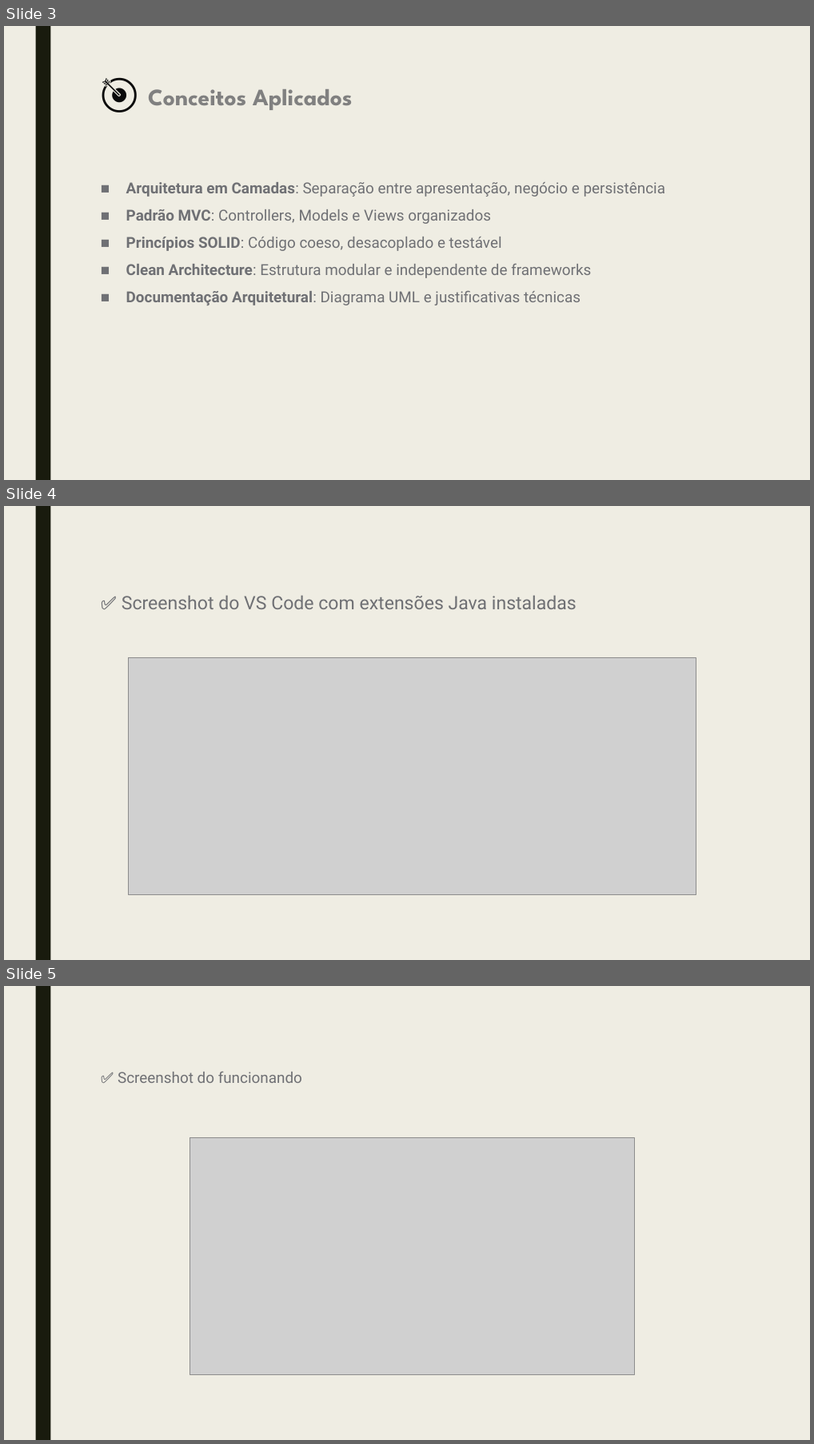
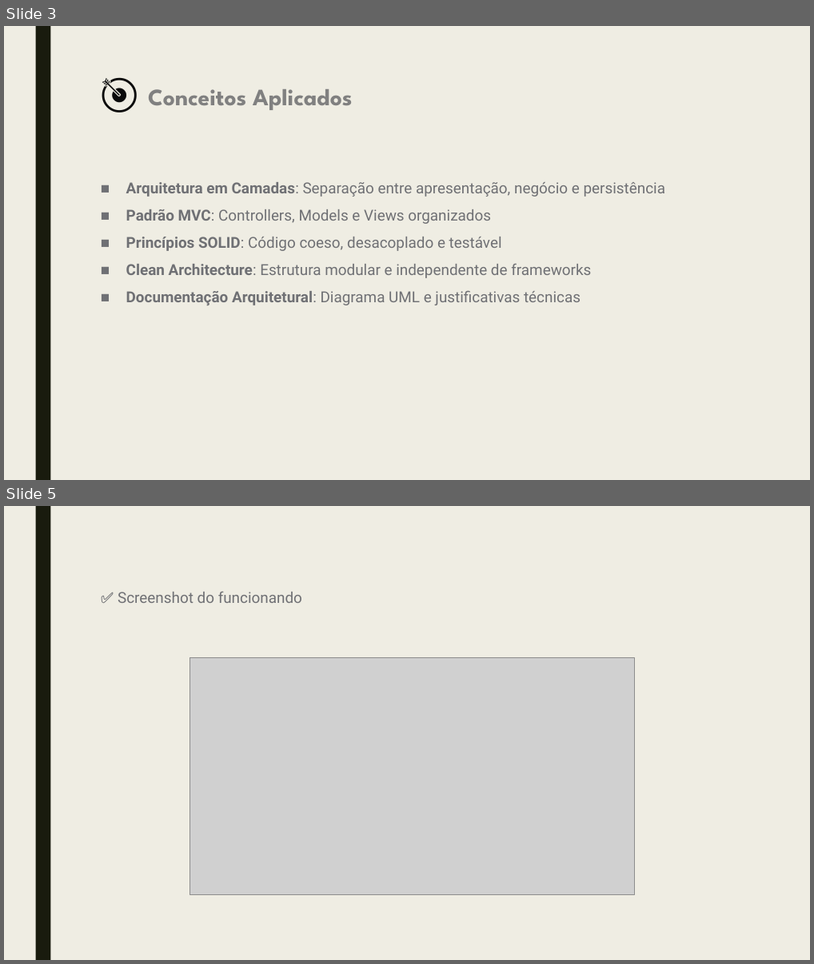
Before and after one commit to EvertonTrindadeRibeiro/delivery-api-evertont.ribeiro, a slide deck: Entregaveis/Atividade 2.pptx. Shown one above the other, each under a label of ours: slides 3, 4 and 5 before the commit, slides 3 and 5 after it; the slides between them are not shown. The pictures are 814x1444 and 814x964 pixels, drawn with LibreOffice and Linux fonts; fonts in the diff are those of the drawing; grey boxes stand for pictures. Boxes give left, top, right and bottom in pixels: in the first picture for what was removed or moved away, otherwise in the second. Text is boxed around its words. In the diff, an @@ line names an element or a change of style, - is before the commit and + after.

```diff
--- a/Entregaveis/Atividade 2.pptx
+++ b/Entregaveis/Atividade 2.pptx
@@ slide 4 removed at (x1=4, y1=506, x2=810, y2=960), background #EFEDE3; not listed: 1 template element that a slide beside it also shows @@
@@ title removed at (x1=122, y1=595, x2=577, y2=609) @@
-✅ Screenshot do VS Code com extensões Java instaladas
@@ picture removed at (x1=129, y1=657, x2=697, y2=894) @@
```
Also in this commit, not shown: 1 slide added, 4 other files.
